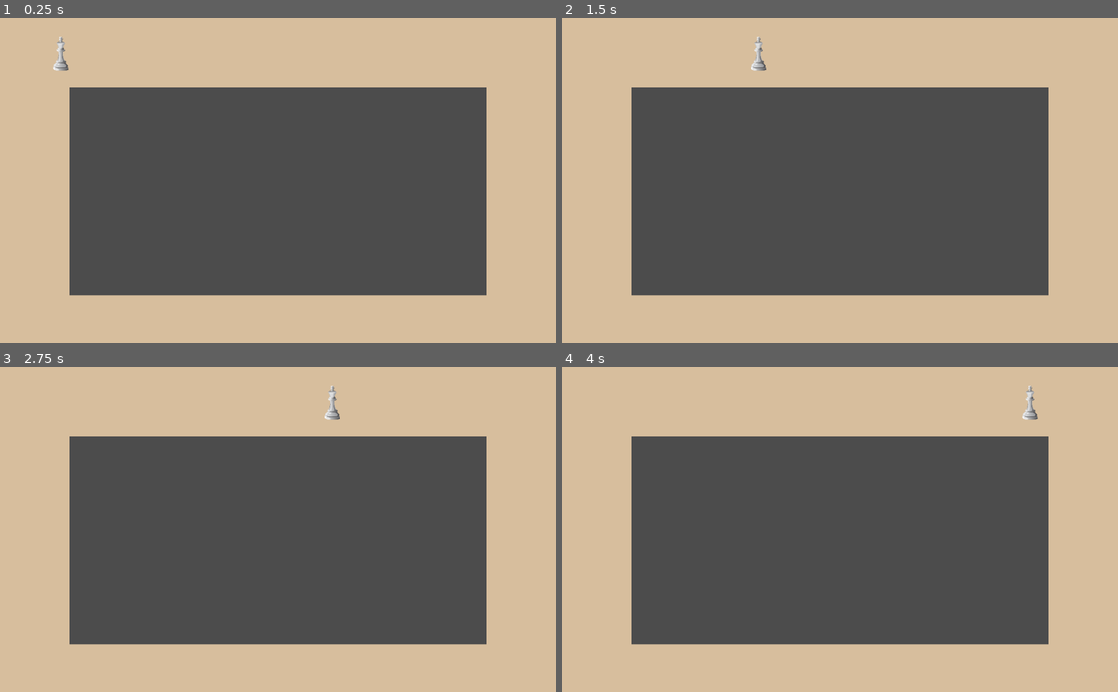
Above: before the commit, frames 1-4 (two rows, left to right).
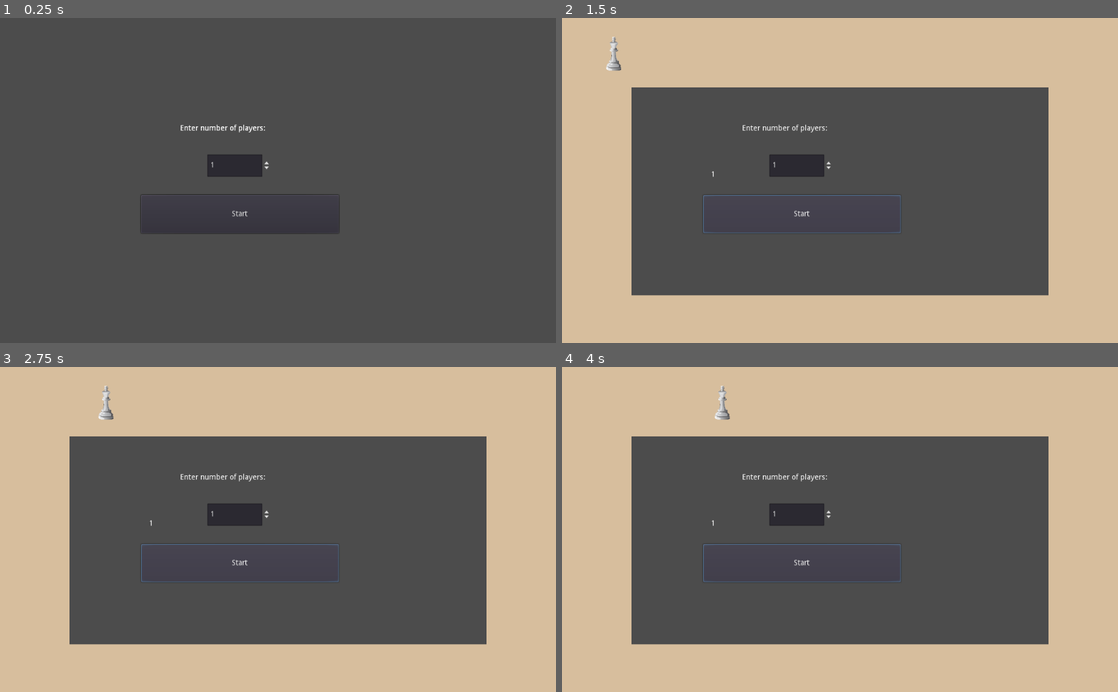
Above: after the commit, the same moments.

Repository: askoki160/angels-of-delta
Game: Godot game, scene res://StartScene.tscn
Same seed, same stepped clock (60 frames per second), same inputs: the game is played once before the commit and once after it. Before the commit the project starts from res://MainScene.tscn.
Inputs (mouse positions are in pixels of both pictures, inside the frame that each line leads up to):
- Up to frame 1 (0.25 s): no input
- Up to frame 2 (1.5 s): click (801, 213) at 0.5 s, where only the run after the commit has a clickable "Start"; click (801, 213) at 1.25 s, where only the run after the commit has a clickable "Start"
- Up to frame 3 (2.75 s): click (239, 562) at 2 s, where only the run after the commit has a clickable "Start"
- Up to frame 4 (4 s): click (801, 562) at 2.75 s, where only the run after the commit has a clickable "Start"

The runs differ from the first frame. In frame 1, 53% of the frame differs, in the area x 0-100%, y 0-100%; in frame 2, 1.3%; in frame 3, 1.3%; in frame 4, 1.3%.

Commit message:
Added Start scene; number of players passed to the main scene

Diff:
--- /dev/null
+++ b/Global.gd
@@ -0,0 +1,38 @@
+extends Node
+
+var players = 1
+
+var current_scene = null
+
+func _ready():
+	var root = get_tree().get_root()
+	current_scene = root.get_child(root.get_child_count() - 1)
+
+func goto_scene(path):
+	# This function will usually be called from a signal callback,
+	# or some other function in the current scene.
+	# Deleting the current scene at this point is
+	# a bad idea, because it may still be executing code.
+	# This will result in a crash or unexpected behavior.
+
+	# The solution is to defer the load to a later time, when
+	# we can be sure that no code from the current scene is running:
+
+	call_deferred("_deferred_goto_scene", path)
+
+
+func _deferred_goto_scene(path):
+	# It is now safe to remove the current scene
+	current_scene.free()
+
+	# Load the new scene.
+	var s = ResourceLoader.load(path)
+
+	# Instance the new scene.
+	current_scene = s.instance()
+
+	# Add it to the active scene, as child of root.
+	get_tree().get_root().add_child(current_scene)
+
+	# Optionally, to make it compatible with the SceneTree.change_scene() API.
+	get_tree().set_current_scene(current_scene)
--- a/MainScene.gd
+++ b/MainScene.gd
@@ -1,18 +1,9 @@
 extends Node2D
 
-
-# Declare member variables here. Examples:
-# var a = 2
-# var b = "text"
-
+onready var global_vars = get_node("/root/Global")
 var Player = load("res://Player.tscn")
 
 
 # Called when the node enters the scene tree for the first time.
 func _ready():
-	pass # Replace with function body.
-
-
-# Called every frame. 'delta' is the elapsed time since the previous frame.
-#func _process(delta):
-#	pass
+	$Label.text = str(global_vars.players)
--- a/MainScene.tscn
+++ b/MainScene.tscn
@@ -4,7 +4,6 @@
 [ext_resource path="res://Player.tscn" type="PackedScene" id=2]
 [ext_resource path="res://Player.gd" type="Script" id=3]
 [ext_resource path="res://MainScene.gd" type="Script" id=4]
-[ext_resource path="res://StartField.gd" type="Script" id=5]
 
 [sub_resource type="TileSet" id=1]
 0/name = "set1_background.png 0"
@@ -25,6 +24,25 @@
 [sub_resource type="RectangleShape2D" id=2]
 extents = Vector2( 30.1685, 36.3926 )
 
+[sub_resource type="GDScript" id=3]
+script/source = "extends CollisionShape2D
+
+
+# Declare member variables here. Examples:
+# var a = 2
+# var b = \"text\"
+
+
+# Called when the node enters the scene tree for the first time.
+func _ready():
+	pass # Replace with function body.
+
+
+# Called every frame. 'delta' is the elapsed time since the previous frame.
+#func _process(delta):
+#	pass
+"
+
 [node name="RootNode" type="Node2D"]
 script = ExtResource( 4 )
 
@@ -42,7 +60,7 @@
 [node name="CollisionShape2D" type="CollisionShape2D" parent="StartField"]
 position = Vector2( 56.2039, -6.37127 )
 shape = SubResource( 2 )
-script = ExtResource( 5 )
+script = SubResource( 3 )
 
 [node name="Field2" type="Area2D" parent="."]
 
@@ -67,9 +85,19 @@
 [node name="CollisionShape2D" type="CollisionShape2D" parent="Field5"]
 position = Vector2( 30.5062, 579.046 )
 shape = SubResource( 2 )
+
+[node name="Label" type="Label" parent="."]
+margin_left = 274.482
+margin_top = 281.886
+margin_right = 763.482
+margin_bottom = 360.886
+__meta__ = {
+"_edit_use_anchors_": false
+}
 [connection signal="body_entered" from="StartField" to="TileMap/Player" method="_on_StartField_body_entered"]
 [connection signal="body_exited" from="Field2" to="TileMap/Player" method="_on_Field2_body_exited"]
 [connection signal="body_shape_entered" from="Field3" to="TileMap/Player" method="_on_Field3_body_shape_entered"]
 [connection signal="body_entered" from="Field4" to="TileMap/Player" method="_on_Field4_body_entered"]
 [connection signal="body_exited" from="Field4" to="TileMap/Player" method="_on_Field4_body_exited"]
 [connection signal="body_entered" from="Field5" to="TileMap/Player" method="_on_Field5_body_entered"]
+[connection signal="ready" from="Label" to="." method="_on_Label_ready"]
--- a/Player.gd
+++ b/Player.gd
@@ -1,7 +1,7 @@
 extends KinematicBody2D
 
 # TODO: dice generator which connects to the player object
-var dice_number = 6
+var dice_number = 2
 
 var speedHorizontal = 200
 var speedVertical = 0
--- /dev/null
+++ b/StartScene.gd
@@ -0,0 +1,15 @@
+extends Node
+
+onready var global_vars = get_node("/root/Global")
+
+# Called when the node enters the scene tree for the first time.
+func _ready():
+	pass # Replace with function body.
+
+
+func _on_Button_pressed():
+	Global.goto_scene("res://MainScene.tscn")
+
+
+func _on_SpinBox_value_changed(value):
+	global_vars.players = value
--- /dev/null
+++ b/StartScene.tscn
@@ -0,0 +1,40 @@
+[gd_scene load_steps=2 format=2]
+
+[ext_resource path="res://StartScene.gd" type="Script" id=1]
+
+[node name="Node2D" type="Node2D"]
+script = ExtResource( 1 )
+
+[node name="SpinBox" type="SpinBox" parent="."]
+margin_left = 382.245
+margin_top = 251.868
+margin_right = 499.245
+margin_bottom = 292.868
+min_value = 1.0
+max_value = 10.0
+value = 1.0
+__meta__ = {
+"_edit_use_anchors_": false
+}
+
+[node name="Label" type="Label" parent="."]
+margin_left = 332.377
+margin_top = 196.666
+margin_right = 540.377
+margin_bottom = 233.666
+text = "Enter number of players:"
+__meta__ = {
+"_edit_use_anchors_": false
+}
+
+[node name="Button" type="Button" parent="."]
+margin_left = 259.623
+margin_top = 326.93
+margin_right = 623.623
+margin_bottom = 396.93
+text = "Start"
+__meta__ = {
+"_edit_use_anchors_": false
+}
+[connection signal="value_changed" from="SpinBox" to="." method="_on_SpinBox_value_changed"]
+[connection signal="pressed" from="Button" to="." method="_on_Button_pressed"]
--- a/project.godot
+++ b/project.godot
@@ -16,8 +16,13 @@
 [application]
 
 config/name="Angels Of Delta"
-run/main_scene="res://MainScene.tscn"
+run/main_scene="res://StartScene.tscn"
 config/icon="res://icon.png"
+
+[autoload]
+
+Global="*res://Global.gd"
+StartScene="*res://StartScene.tscn"
 
 [global]
 
